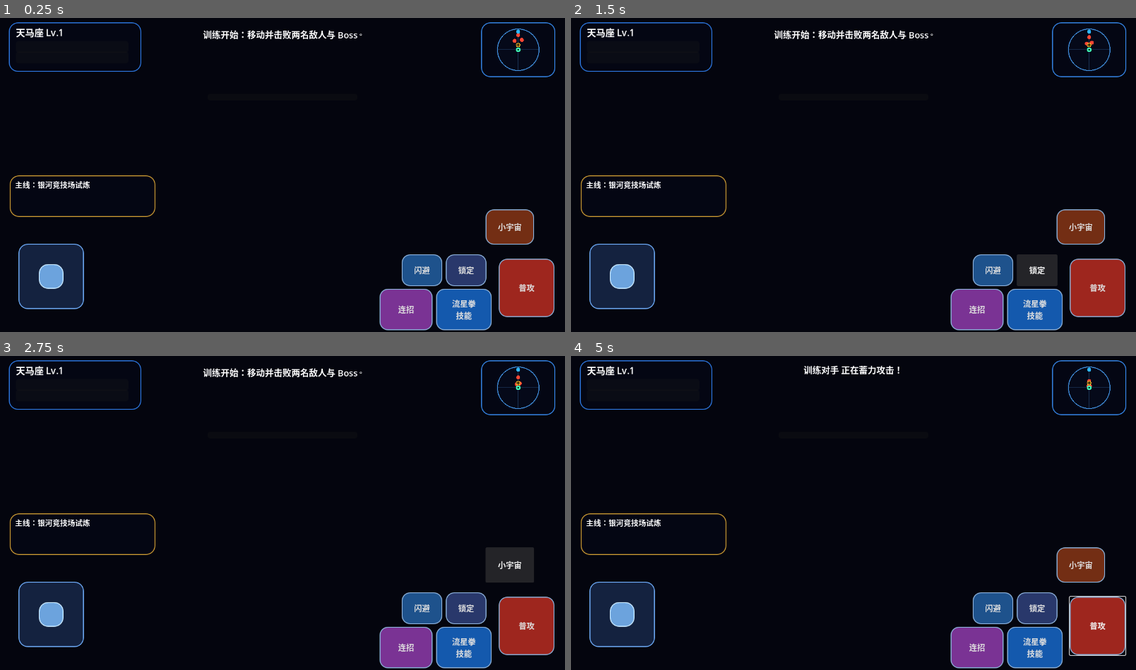
Above: before the commit, frames 1-4 (two rows, left to right).
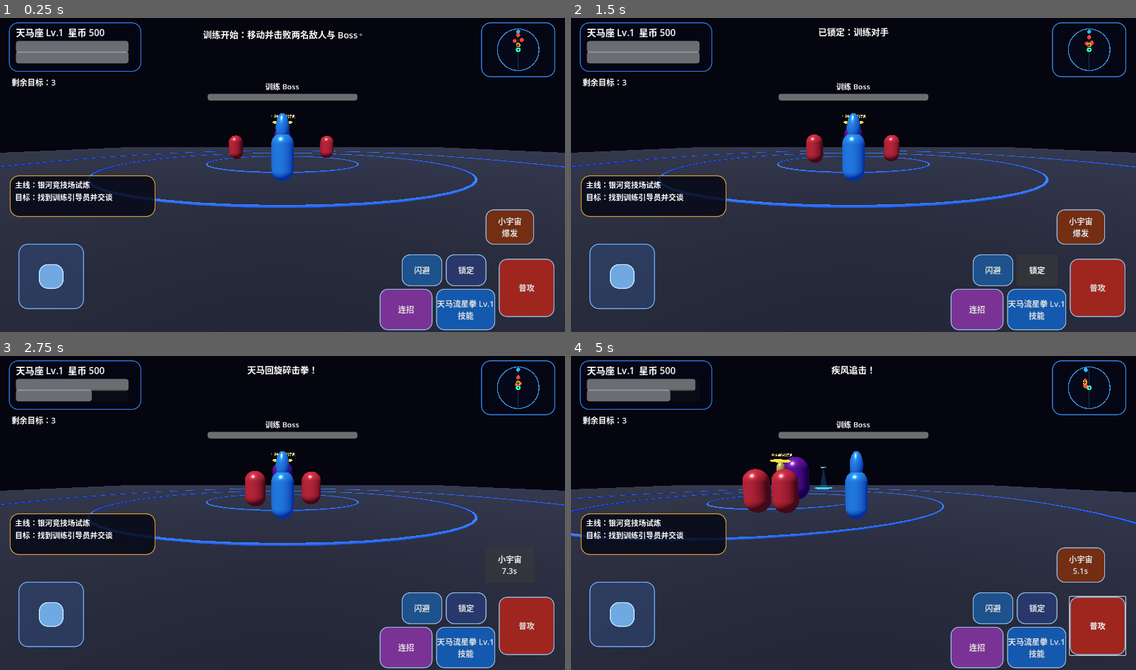
Above: after the commit, the same moments.

Repository: Qazwesrd/Saint-Seiya-Universe-War
Game: Godot game, scene res://scenes/main.tscn
The game is run twice, just before and just after one commit, with the same random seed, the same clock (stepped at 60 frames per second) and the same inputs.
Inputs (mouse positions are in pixels of both pictures, inside the frame that each line leads up to):
- Up to frame 1 (0.25 s): no input
- Up to frame 2 (1.5 s): click "闪避" at 0.5 s; click "锁定" at 1.25 s
- Up to frame 3 (2.75 s): click (508, 566) at 2 s, where only the run before the commit has a clickable "小宇宙"
- Up to frame 4 (5 s): click (1079, 566) at 2.75 s, where only the run after the commit has a clickable "小宇宙 7.3s"; click (1079, 566) at 3.5 s, where only the run after the commit has a clickable "小宇宙 6.6s"; tap Enter (ui_accept) at 4.25, 4.52 s; move the mouse to (977, 494) at 4.27 s; hold Right (ui_right) from 4.28 s (still down); click (977, 494) at 4.42 s

The runs differ from the first frame. In frame 1, 52% of the frame differs, in the area x 0-100%, y 1-100%; in frame 2, 52%; in frame 3, 52%; in frame 4, 52%.
Error before the commit: Parse Error: Expected closing "}" after dictionary elements. (res://scripts/skill_system.gd:15)

Commit message:
Fix skill catalog dictionary separators

Diff:
--- a/game/scripts/skill_system.gd
+++ b/game/scripts/skill_system.gd
@@ -12,7 +12,7 @@
         "range": 7.0, "cone": 150.0, "knockback": 3.5, "launch": 1.2, "stagger": 0.55,
         "combo_range": 8.5, "combo_knockback": 9.0, "combo_launch": 3.8,
         "burst_range": 5.0, "burst_knockback": 12.0, "burst_launch": 4.5,
-        "color": Color(0.18, 0.72, 1.0)
+        "color": Color(0.18, 0.72, 1.0),
         "abilities": [
             {"id":"pegasus_skill_1","name":"流星突袭","description":"高速突进并连续打击，命中后短暂减速目标。","type":"突进","role":"单体","unlock_level":1,"cost":12,"cooldown":4},
             {"id":"pegasus_skill_2","name":"星辰乱坠","description":"跃起后向前方区域连续轰击，适合追击与清场。","type":"范围","role":"群体","unlock_level":5,"cost":18,"cooldown":8},
@@ -33,7 +33,7 @@
         "range": 6.2, "cone": 125.0, "knockback": 5.0, "launch": 3.6, "stagger": 0.72,
         "combo_range": 7.8, "combo_knockback": 11.0, "combo_launch": 5.0,
         "burst_range": 6.5, "burst_knockback": 13.0, "burst_launch": 5.5,
-        "color": Color(0.25, 0.85, 0.55)
+        "color": Color(0.25, 0.85, 0.55),
         "abilities": [
             {"id":"dragon_skill_1","name":"龙纹之盾","description":"举盾格挡正面攻击，成功防御时恢复小宇宙。","type":"防御","role":"减伤","unlock_level":1,"cost":12,"cooldown":4},
             {"id":"dragon_skill_2","name":"升龙阵","description":"向前方跃起挑击，击飞并打断普通敌人。","type":"挑空","role":"控制","unlock_level":5,"cost":18,"cooldown":8},
@@ -54,7 +54,7 @@
         "range": 8.0, "cone": 170.0, "knockback": 2.8, "launch": 0.8, "stagger": 0.9,
         "combo_range": 9.0, "combo_knockback": 8.0, "combo_launch": 2.0,
         "burst_range": 7.0, "burst_knockback": 10.0, "burst_launch": 3.0,
-        "color": Color(0.55, 0.85, 1.0)
+        "color": Color(0.55, 0.85, 1.0),
         "abilities": [
             {"id":"cygnus_skill_1","name":"冰晶之环","description":"释放寒气环绕自身，减缓近身敌人。","type":"控场","role":"减速","unlock_level":1,"cost":12,"cooldown":4},
             {"id":"cygnus_skill_2","name":"冰结晶束缚","description":"凝结冰晶封锁目标，短暂冻结普通敌人。","type":"冻结","role":"控制","unlock_level":5,"cost":18,"cooldown":8},
@@ -75,7 +75,7 @@
         "range": 9.5, "cone": 115.0, "knockback": 2.5, "launch": 0.4, "stagger": 0.8,
         "combo_range": 10.0, "combo_knockback": 7.5, "combo_launch": 1.5,
         "burst_range": 8.5, "burst_knockback": 9.0, "burst_launch": 2.5,
-        "color": Color(0.85, 0.55, 1.0)
+        "color": Color(0.85, 0.55, 1.0),
         "abilities": [
             {"id":"andromeda_skill_1","name":"星云锁链·圆锁","description":"锁链环绕自身，拦截近身敌人。","type":"防御","role":"反制","unlock_level":1,"cost":12,"cooldown":4},
             {"id":"andromeda_skill_2","name":"星云锁链·角锁","description":"远距离锁定并刺击单个目标。","type":"牵制","role":"单体","unlock_level":5,"cost":18,"cooldown":8},
@@ -96,7 +96,7 @@
         "range": 7.2, "cone": 145.0, "knockback": 6.0, "launch": 1.8, "stagger": 0.65,
         "combo_range": 8.5, "combo_knockback": 12.0, "combo_launch": 4.0,
         "burst_range": 6.8, "burst_knockback": 15.0, "burst_launch": 5.0,
-        "color": Color(1.0, 0.35, 0.18)
+        "color": Color(1.0, 0.35, 0.18),
         "abilities": [
             {"id":"phoenix_skill_1","name":"凤翼天翔","description":"向前方释放烈焰冲击，造成高额爆发伤害。","type":"爆发","role":"范围","unlock_level":1,"cost":12,"cooldown":4},
             {"id":"phoenix_skill_2","name":"凤凰幻魔拳","description":"精神冲击扰乱目标，使普通敌人短暂失衡。","type":"精神","role":"控制","unlock_level":5,"cost":18,"cooldown":8},
@@ -117,7 +117,7 @@
         "range": 9.0, "cone": 165.0, "knockback": 4.0, "launch": 1.4, "stagger": 0.7,
         "combo_range": 10.0, "combo_knockback": 10.0, "combo_launch": 3.5,
         "burst_range": 8.0, "burst_knockback": 14.0, "burst_launch": 4.2,
-        "color": Color(0.2, 0.75, 0.9)
+        "color": Color(0.2, 0.75, 0.9),
         "abilities": [
             {"id":"sea_dragon_skill_1","name":"黄金三角次元","description":"开启次元裂隙，对前方敌人造成空间冲击。","type":"次元","role":"范围","unlock_level":1,"cost":12,"cooldown":4},
             {"id":"sea_dragon_skill_2","name":"幻胧魔皇拳","description":"精神压制目标，降低其攻击威胁。","type":"精神","role":"控制","unlock_level":5,"cost":18,"cooldown":8},
@@ -138,7 +138,7 @@
         "range": 5.8, "cone": 110.0, "knockback": 7.0, "launch": 1.0, "stagger": 0.95,
         "combo_range": 7.0, "combo_knockback": 13.0, "combo_launch": 3.0,
         "burst_range": 6.0, "burst_knockback": 16.0, "burst_launch": 4.0,
-        "color": Color(0.8, 0.45, 0.25)
+        "color": Color(0.8, 0.45, 0.25),
         "abilities": [
             {"id":"tenmou_skill_1","name":"天猛重击","description":"沉重打击正面敌人，造成高硬直。","type":"重击","role":"破防","unlock_level":1,"cost":12,"cooldown":4},
             {"id":"tenmou_skill_2","name":"钢铁冲击","description":"蓄力冲锋，撞开路径上的敌人。","type":"冲锋","role":"群体","unlock_level":5,"cost":18,"cooldown":8},
@@ -159,7 +159,7 @@
         "range": 8.8, "cone": 180.0, "knockback": 1.8, "launch": 0.2, "stagger": 1.05,
         "combo_range": 9.5, "combo_knockback": 6.0, "combo_launch": 1.0,
         "burst_range": 8.0, "burst_knockback": 8.0, "burst_launch": 2.0,
-        "color": Color(0.9, 0.8, 0.35)
+        "color": Color(0.9, 0.8, 0.35),
         "abilities": [
             {"id":"lyra_skill_1","name":"弦乐幻境","description":"演奏音波扰乱敌人并造成持续伤害。","type":"音波","role":"持续","unlock_level":1,"cost":12,"cooldown":4},
             {"id":"lyra_skill_2","name":"死亡交响曲","description":"释放高强度音波，对扇形区域造成伤害与硬直。","type":"控制","role":"群体","unlock_level":5,"cost":18,"cooldown":8},
@@ -180,7 +180,7 @@
         "range": 7.8, "cone": 135.0, "knockback": 3.0, "launch": 1.0, "stagger": 0.5,
         "combo_range": 9.0, "combo_knockback": 8.5, "combo_launch": 3.0,
         "burst_range": 6.0, "burst_knockback": 10.0, "burst_launch": 3.8,
-        "color": Color(0.25, 0.9, 0.8)
+        "color": Color(0.25, 0.9, 0.8),
         "abilities": [
             {"id":"sea_swallow_skill_1","name":"海燕疾风","description":"高速向前突刺并快速撤步。","type":"突进","role":"机动","unlock_level":1,"cost":12,"cooldown":4},
             {"id":"sea_swallow_skill_2","name":"旋流突袭","description":"连续旋身攻击周围敌人。","type":"连击","role":"群体","unlock_level":5,"cost":18,"cooldown":8},
